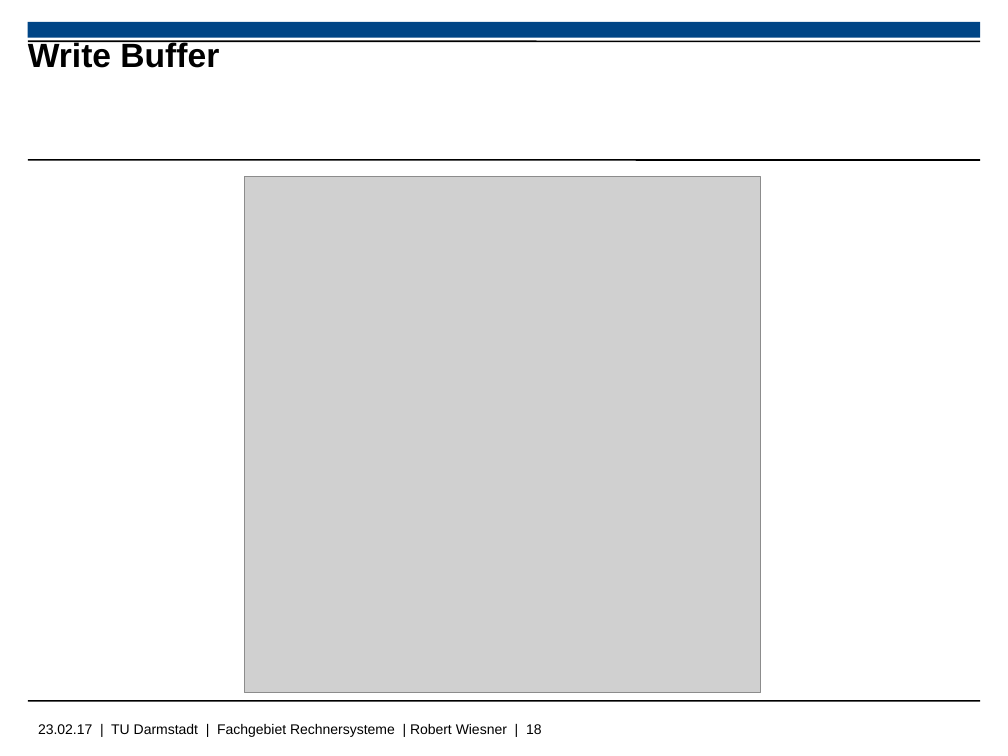
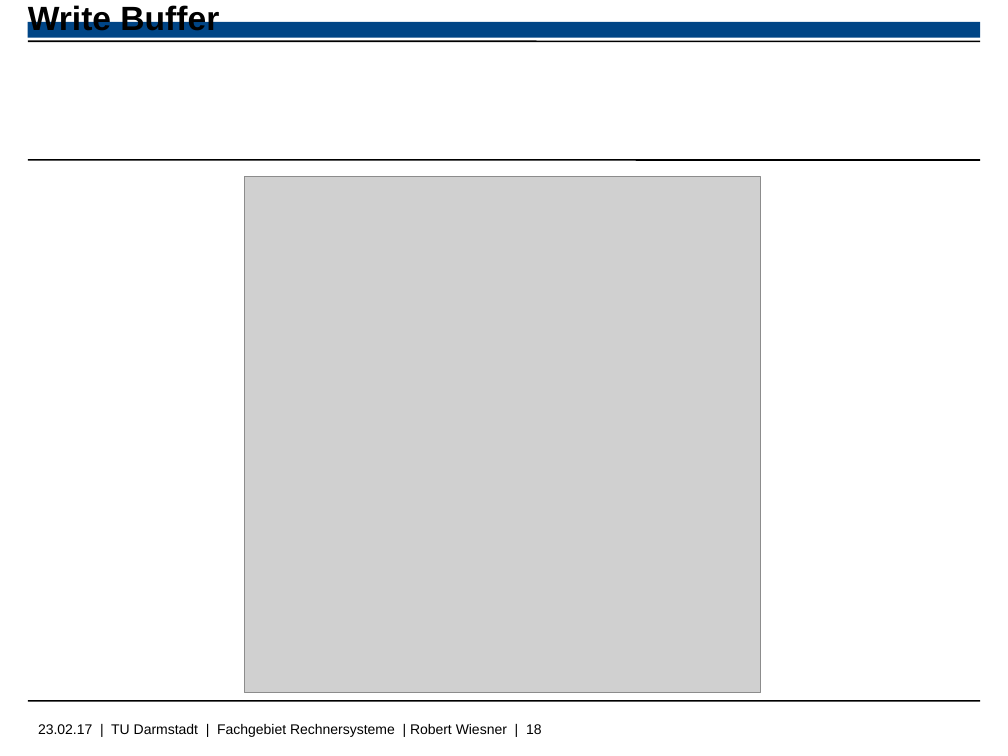
Before and after one commit to Wiero/PS_RS_REPORT, a slide deck: slide 18 of PräsentationSaF_Wiesner.odp. Drawn at 1008x756 pixels with LibreOffice and Linux fonts; fonts in the diff are those of the drawing; grey boxes stand for pictures; background and template pictures are left out. Boxes give left, top, right and bottom in pixels: in the first picture for what was removed or moved away, otherwise in the second. Text is boxed around its words. In the diff, an @@ line names an element or a change of style, - is before the commit and + after.

```diff
--- a/PräsentationSaF_Wiesner.odp
+++ b/PräsentationSaF_Wiesner.odp
@@ title "Write Buffer": place and size @@
-title "Write Buffer" at <box>28,40,219,68</box>
+title "Write Buffer" at <box>28,3,219,31</box>
```
Also in this commit, not shown: 11 other slides changed, 16 other files.
